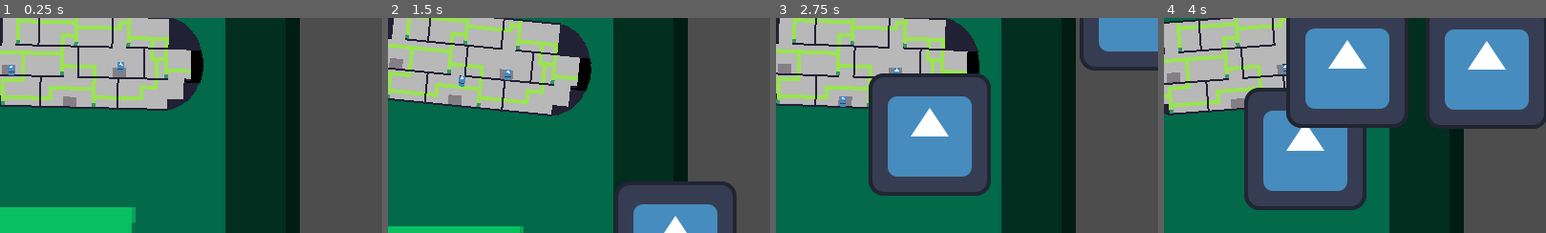
Above: before the commit, frames 1-4 (left to right).
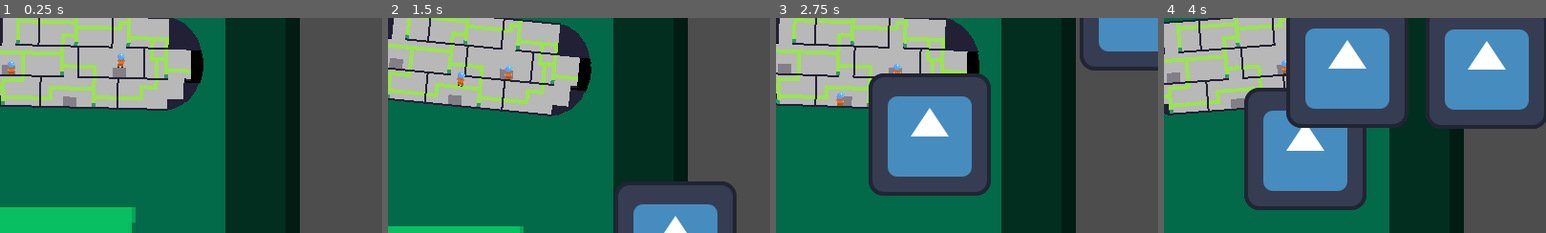
Above: after the commit, the same moments.

Repository: einmar/MalmoGameJam
Game: Godot game, scene res://scenes/sandbox/einars_sandbox.tscn
Same seed, same stepped clock (60 frames per second), same inputs: the game is played once before the commit and once after it. This scene is started directly instead of the project's main scene. The engine's default icon, where the game draws it, is replaced by a stand-in: a white triangle on a blue panel in a dark square.
Inputs:
- Up to frame 1 (0.25 s): no input
- Up to frame 2 (1.5 s): hold D (player1_right) from 0.53 s (still down); tap W (player1_up) at 0.77 s
- Up to frame 3 (2.75 s): tap W (player1_up) at 1.52 s; release D (player1_right) at 2.03 s; hold A (player1_left) from 2.03 s (still down)
- Up to frame 4 (4 s): release A (player1_left) at 2.78 s; hold D (player1_right) from 2.78 s (still down); tap W (player1_up) at 3.02, 3.77 s
The pictures show only the part of the screen within x 38-88%, y 40-90%; the shares and areas given below are measured in that part.

The runs differ from the first frame. In frame 1, 0.3% of the frame differs, in the area x 2-33%, y 16-27%; in frame 2, 0.2%; in frame 3, 0.2%; in frame 4, less than 0.1%.

Commit message:
diver goes blub blub blub

Diff:
--- a/scenes/player/player.tscn
+++ b/scenes/player/player.tscn
@@ -1,15 +1,15 @@
 [gd_scene load_steps=5 format=3 uid="uid://cjdqtege0ai7n"]
 
-[ext_resource type="Texture2D" uid="uid://b4j7t7hof3occ" path="res://icon.svg" id="1_8afob"]
 [ext_resource type="Script" uid="uid://byrob4f6c5aw" path="res://scenes/player/player.gd" id="1_dovo2"]
+[ext_resource type="Texture2D" uid="uid://bqpcsrt68abmp" path="res://art/spritesheets_characters/spritesheet_playablecharacter_1.png" id="2_dovo2"]
 
 [sub_resource type="CapsuleShape2D" id="CapsuleShape2D_dovo2"]
-radius = 3.0
-height = 10.0
+radius = 4.0
+height = 14.0
 
 [sub_resource type="AtlasTexture" id="AtlasTexture_gmlin"]
-atlas = ExtResource("1_8afob")
-region = Rect2(57, 2, 14, 30)
+atlas = ExtResource("2_dovo2")
+region = Rect2(12, 8, 8, 15)
 
 [node name="Player" type="CharacterBody2D"]
 collision_layer = 2
@@ -18,16 +18,9 @@
 script = ExtResource("1_dovo2")
 
 [node name="CollisionShape2D" type="CollisionShape2D" parent="."]
+position = Vector2(0, -7)
 shape = SubResource("CapsuleShape2D_dovo2")
 
-[node name="Sprite2D" type="Sprite2D" parent="."]
-position = Vector2(0, -9.53674e-07)
-scale = Vector2(0.428571, 0.366667)
+[node name="Sprite2D2" type="Sprite2D" parent="."]
+position = Vector2(0, -7)
 texture = SubResource("AtlasTexture_gmlin")
-
-[node name="Sprite2D" type="Sprite2D" parent="Sprite2D"]
-position = Vector2(0, -5)
-scale = Vector2(0.248355, 0.285907)
-texture = ExtResource("1_8afob")
-region_enabled = true
-region_rect = Rect2(32.4, 34.645, 64, 64)
--- a/scenes/sandbox/einars_sandbox.tscn
+++ b/scenes/sandbox/einars_sandbox.tscn
@@ -16,7 +16,6 @@
 [node name="Submarine" parent="." instance=ExtResource("2_8p02w")]
 position = Vector2(614, 147)
 collision_mask = 4
-max_vertical_speed = null
 
 [node name="Player2" parent="Submarine" instance=ExtResource("3_1hi0b")]
 position = Vector2(32, -25)
--- a/scenes/submarine/submarine.gd
+++ b/scenes/submarine/submarine.gd
@@ -2,7 +2,9 @@
 
 class_name Submarine
 
-@export var max_vertical_speed: float = 300.0
+@export var max_vertical_speed: float = 100.0
+@export var max_horizontal_speed: float = 100.0
+
 var buoyancy: float = 980.0
 var speed: float = 70.0
 var player_index: int = 1
@@ -33,6 +35,8 @@
 	velocity.x = clamp(velocity.x, -max_vertical_speed, max_vertical_speed)
 	rotation = deg_to_rad(velocity.x / tilt_damping) + sin(timer * turbulence)/tilt_damping
 
+	velocity.y =  clamp(velocity.y, -max_vertical_speed, max_vertical_speed)
+	velocity.x =  clamp(velocity.x, -max_horizontal_speed, max_horizontal_speed)
 
 	move_and_slide()
 	direction = Vector2.ZERO
